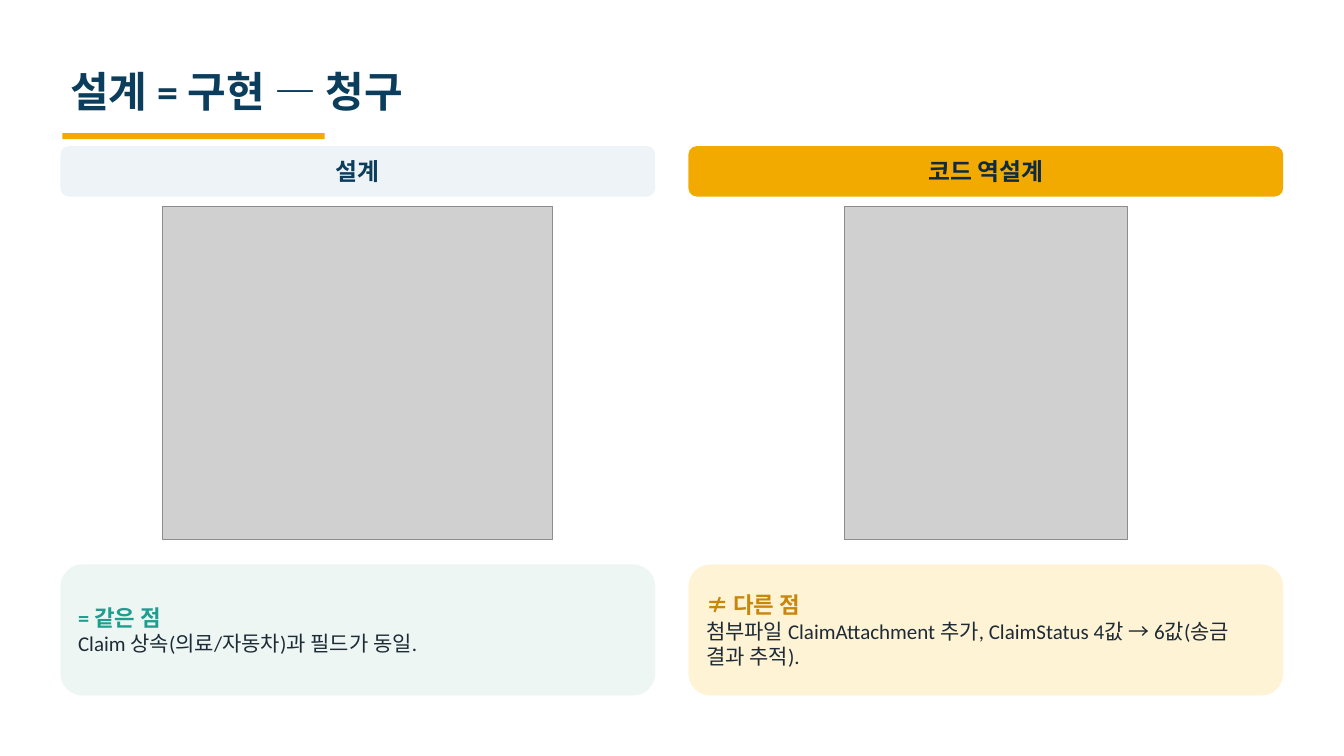
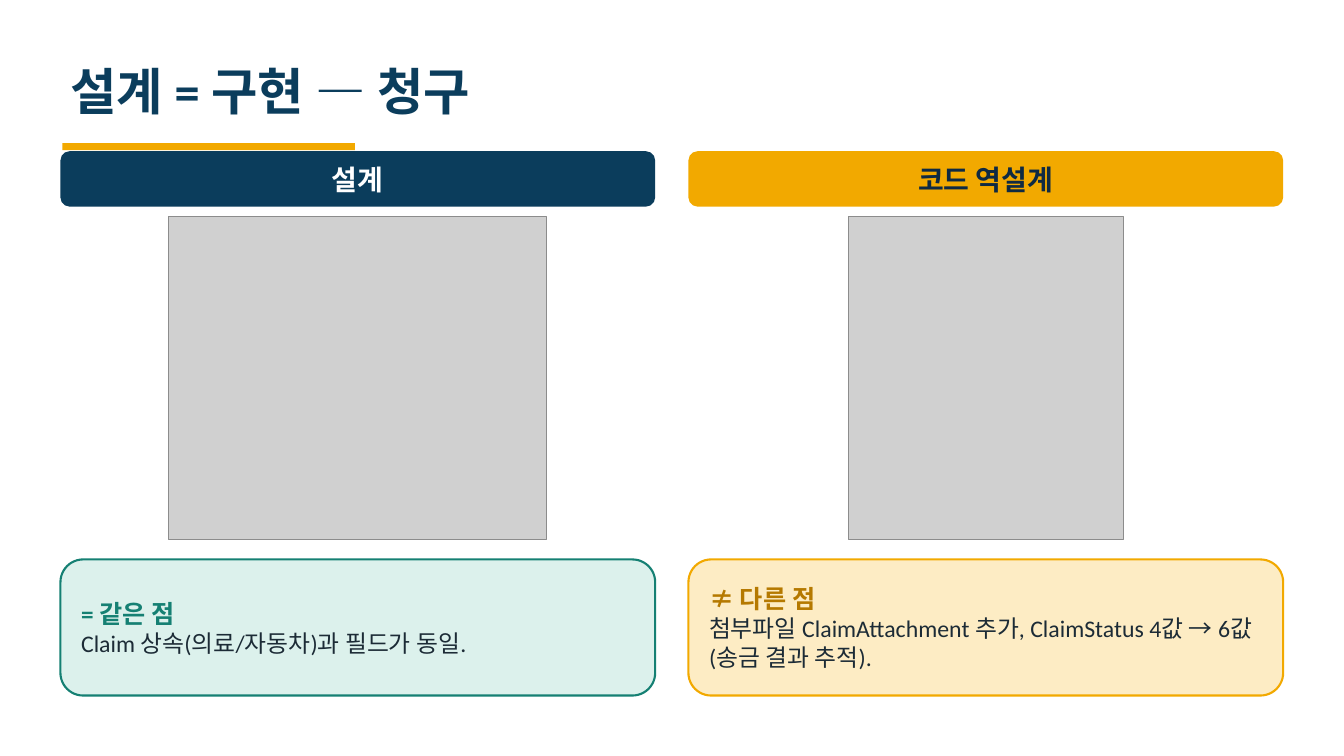
Before and after one commit to heyoonyoon/distributed-programming, a slide deck: slide 13 of docs/presentation/보험발표-편집가능.pptx. Drawn at 1344x756 pixels with LibreOffice and Linux fonts; fonts in the diff are those of the drawing; grey boxes stand for pictures. Boxes give left, top, right and bottom in pixels: in the first picture for what was removed or moved away, otherwise in the second. Text is boxed around its words. In the diff, an @@ line names an element or a change of style, - is before the commit and + after.

```diff
--- a/docs/presentation/보험발표-편집가능.pptx
+++ b/docs/presentation/보험발표-편집가능.pptx
@@ text "설계 = 구현 — 청구" at (70,67,470,115): size 30 to 36 pt @@
@@ rectangle: place and size @@
-rectangle at (63,133,325,139)
+rectangle at (63,143,355,150)
@@ rounded rectangle "설계": place and size @@
-rounded rectangle "설계" at (60,146,655,197)
+rounded rectangle "설계" at (60,151,655,207)
@@ rounded rectangle "설계" at (60,151,655,207): size 17 to 20 pt, text colour #0B3D5C to #FFFFFF; fill #EEF3F7 to #0B3D5C @@
@@ rounded rectangle "코드 역설계": place and size @@
-rounded rectangle "코드 역설계" at (689,146,1284,197)
+rounded rectangle "코드 역설계" at (689,151,1284,207)
@@ rounded rectangle "코드 역설계" at (689,151,1284,207): size 17 to 20 pt @@
@@ picture: place and size @@
-picture at (163,207,554,539)
+picture at (168,217,546,539)
@@ picture: place and size @@
-picture at (844,207,1127,539)
+picture at (849,217,1124,539)
@@ rounded rectangle "= 같은 점": place and size @@
-rounded rectangle "= 같은 점" at (60,565,655,696)
+rounded rectangle "= 같은 점" at (60,560,655,696)
@@ rounded rectangle "= 같은 점" at (60,560,655,696): size 16 to 18 pt, text colour #1F9E8F to #158073 in "= 같은 점"; size 15 to 17 pt in "Claim 상속(의료/자동차)과 필드가 동일."; fill #EEF6F4 to #DCF1EC; outline none to #158073 1.5 pt @@
@@ rounded rectangle "≠ 다른 점": place and size @@
-rounded rectangle "≠ 다른 점" at (689,565,1284,696)
+rounded rectangle "≠ 다른 점" at (689,560,1284,696)
@@ rounded rectangle "≠ 다른 점" at (689,560,1284,696): size 16 to 18 pt, text colour #C8860A to #B57900 in "≠ 다른 점"; size 15 to 17 pt; fill #FFF3D6 to #FDECC4; outline none to #F2A900 1.5 pt @@
```
Also in this commit, not shown: 19 other slides changed, 3 other files.
